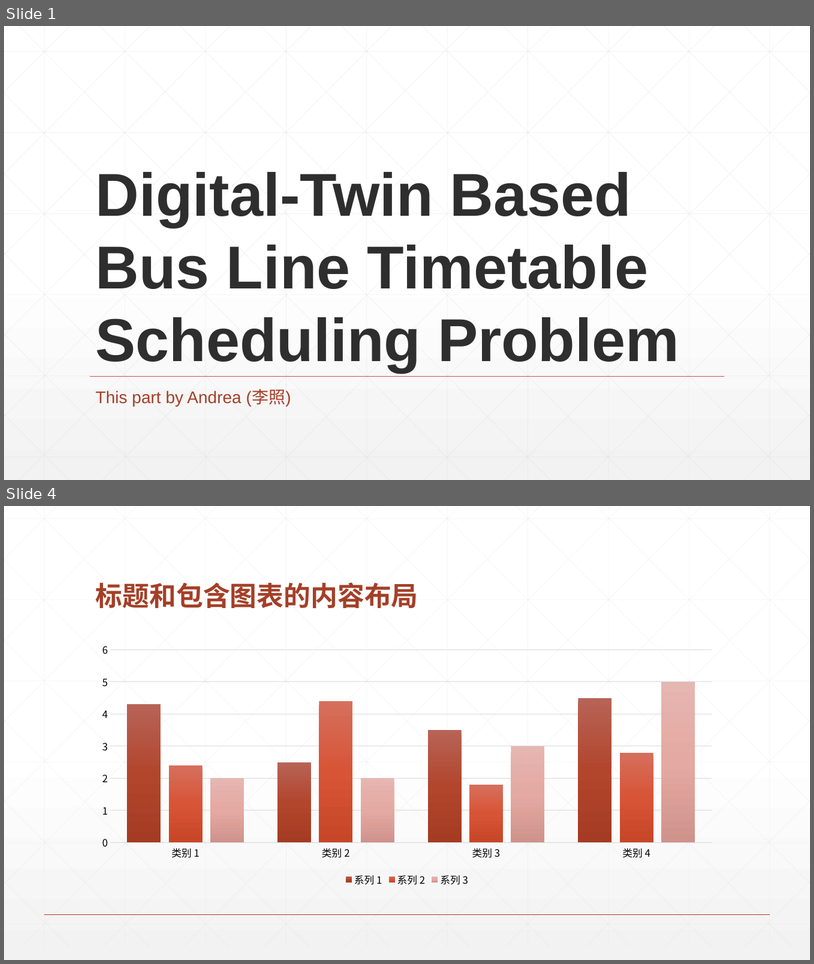
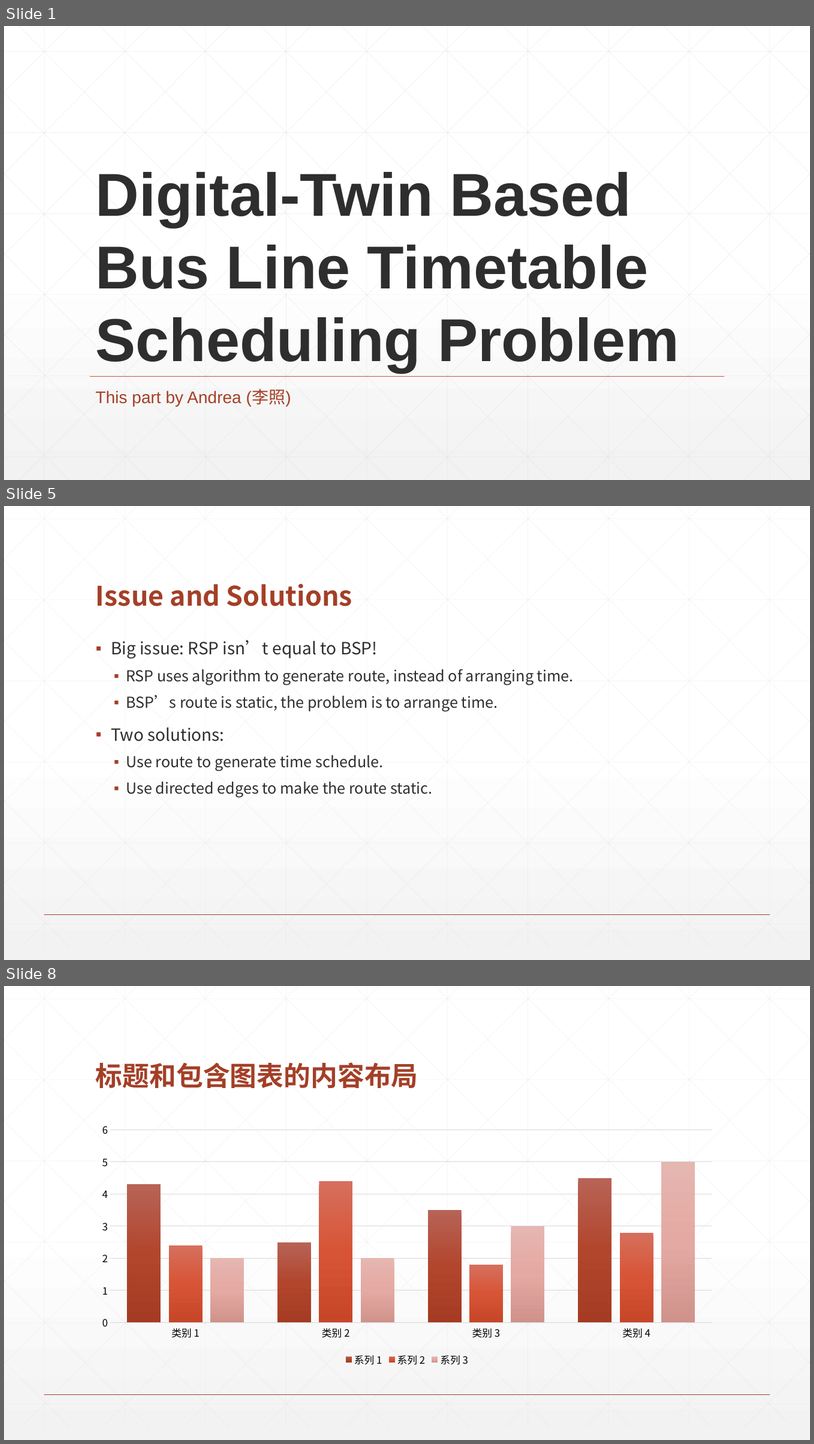
Before and after one commit to Lyther/Cargo-impl, a slide deck: Document/Innovation-project/pre-final.pptx. Shown one above the other, each under a label of ours: slides 1 and 4 before the commit, slides 1, 5 and 8 after it; the slides between them are not shown. The pictures are 814x964 and 814x1444 pixels, drawn with LibreOffice and Linux fonts; fonts in the diff are those of the drawing. Boxes give left, top, right and bottom in pixels: in the first picture for what was removed or moved away, otherwise in the second. Text is boxed around its words. In the diff, an @@ line names an element or a change of style, - is before the commit and + after.

```diff
--- a/Document/Innovation-project/pre-final.pptx
+++ b/Document/Innovation-project/pre-final.pptx
@@ slide 5 added at (x1=4, y1=506, x2=810, y2=960), background gradient #FFFFFF to #F2F2F2; not listed: 47 template elements that a slide beside it also shows @@
@@ title added at (x1=96, y1=583, x2=353, y2=606), 32 pt, text #A43F27, bold @@
+Issue and Solutions
@@ text added at (x1=111, y1=640, x2=574, y2=797), 18 pt, text #2D2E2D @@
+▪ Big issue: RSP isn’t equal to BSP!
+  ▪ RSP uses algorithm to generate route, instead of arranging time.
+  ▪ BSP’s route is static, the problem is to arrange time.
+▪ Two solutions:
+  ▪ Use route to generate time schedule.
+  ▪ Use directed edges to make the route static.
@@ what was slide 4 is now slide 8 @@
```
Also in this commit, not shown: 1 slide changed, 4 other slides added, 1 slide removed, 32 other files.
